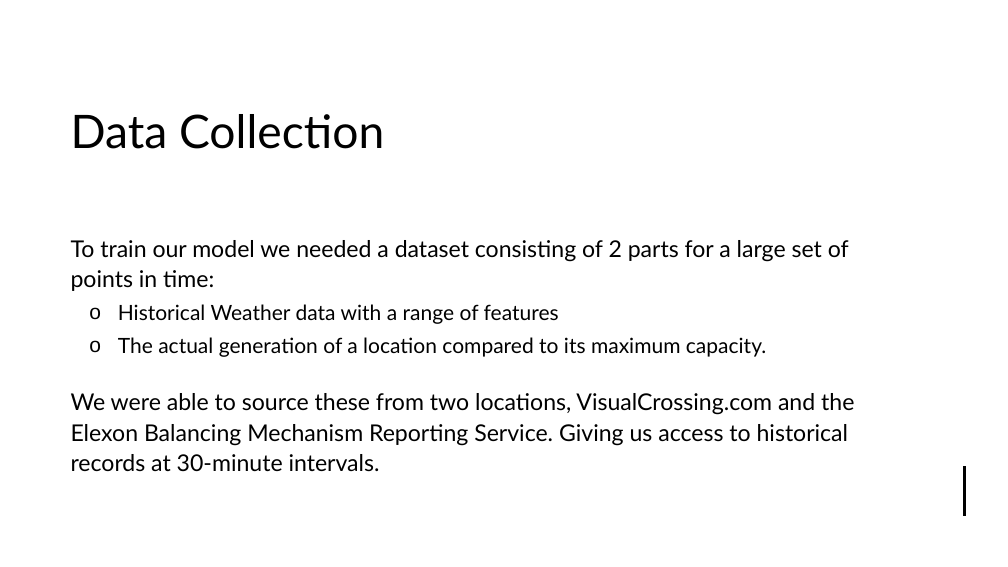
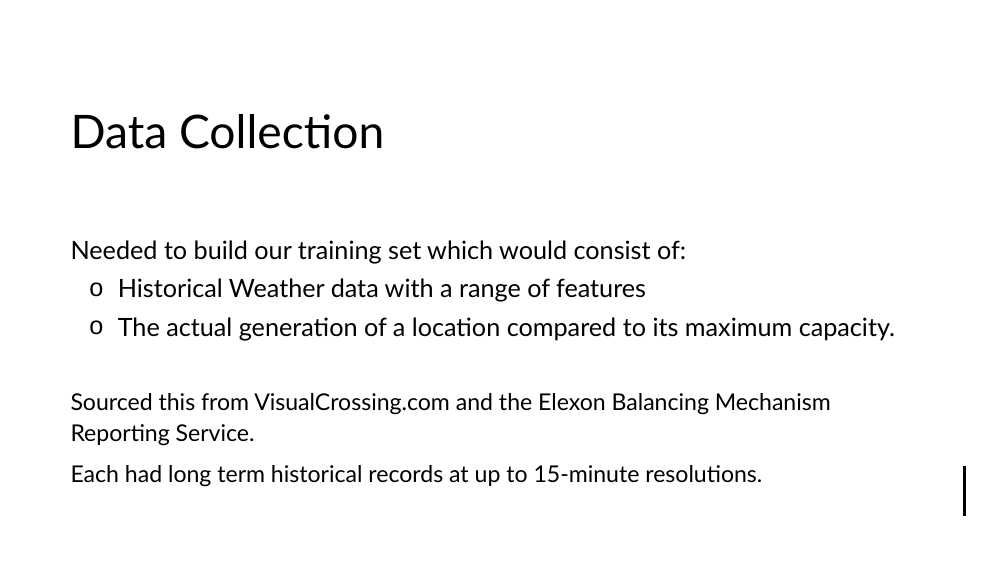
Before and after one commit to james-a-page/CS310Project, a slide deck: slide 8 of Documents/Presentation/ProjectPresentation-JamesPage.pptx. Drawn at 1008x567 pixels with LibreOffice and Linux fonts; fonts in the diff are those of the drawing. Boxes give left, top, right and bottom in pixels: in the first picture for what was removed or moved away, otherwise in the second. Text is boxed around its words. In the diff, an @@ line names an element or a change of style, - is before the commit and + after.

Commit message:
renamed, presentation visuals introduced

```diff
--- a/Documents/Presentation/ProjectPresentation-JamesPage.pptx
+++ b/Documents/Presentation/ProjectPresentation-JamesPage.pptx
@@ text at box(71, 240, 686, 263): text changed; size 22 to 24 pt @@
-To train our model we needed a dataset consisting of 2 parts for a large set of points in time:
+Needed to build our training set which would consist of:
@@ text at box(118, 278, 895, 340): size 20 to 24 pt in "Historical Weather data with a range of ...", "The actual generation of a location compared ..." @@
@@ text at box(71, 393, 831, 487): text changed @@
-We were able to source these from two locations, VisualCrossing.com and the Elexon Balancing Mechanism Reporting Service. Giving us access to historical records at 30-minute intervals.
+Sourced this from VisualCrossing.com and the Elexon Balancing Mechanism Reporting Service.
+Each had long term historical records at up to 15-minute resolutions.
```
Also in this commit, not shown: 5 other slides changed, 1 slide added, 1 slide removed, 3 other files.
